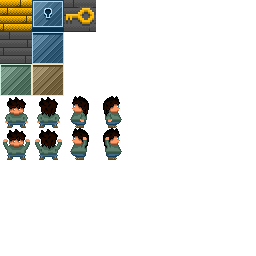
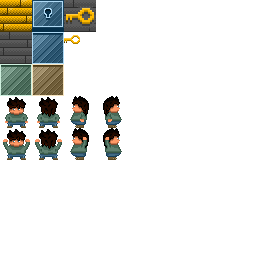
Layered file, before and after one edit (256×256). Changes by layer:
added layer "Item Key" above "Unlocked Barricade" over <box>64,35,80,44</box>
